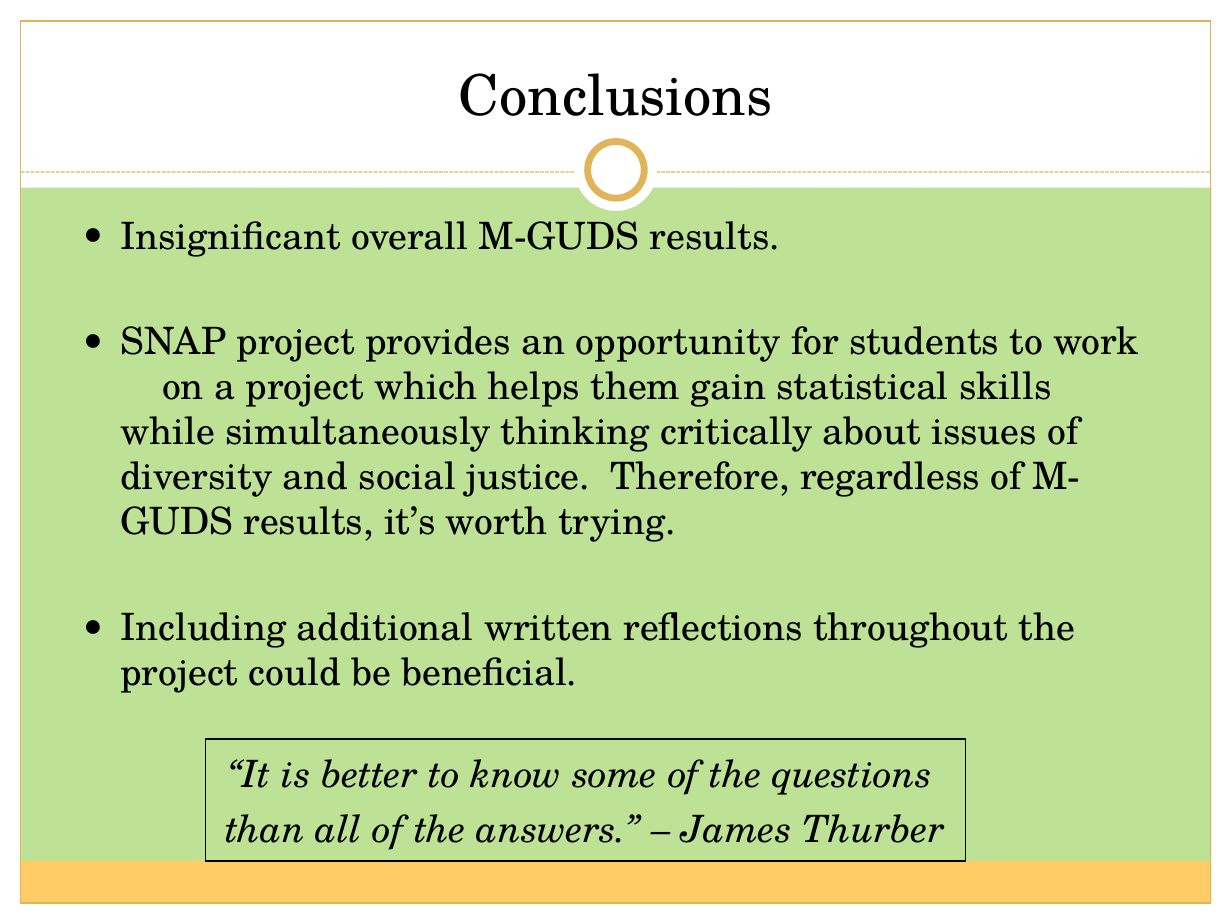
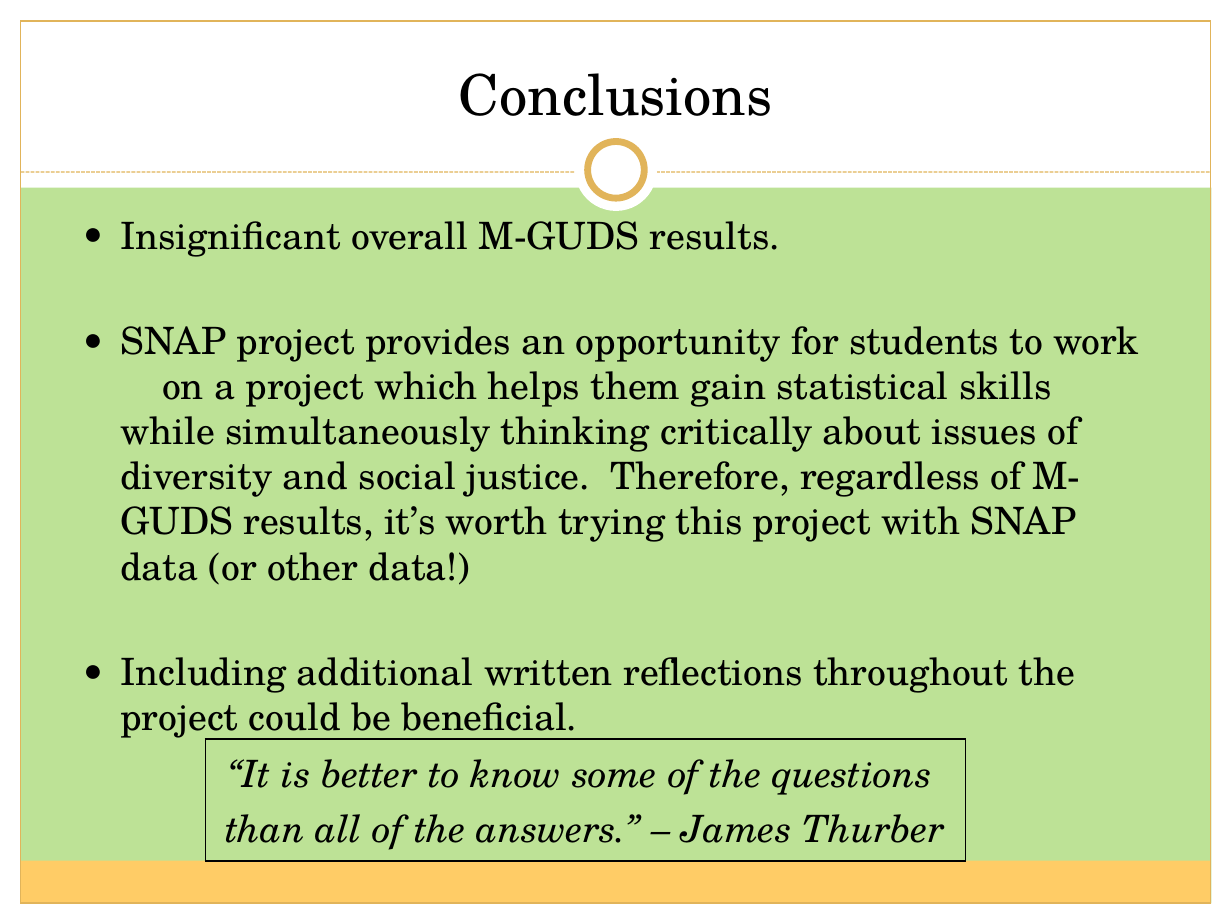
Before and after one commit to kirstendoehler/ICOTS10, a slide deck: slide 23 of 2018 ICOTS - Doehler and Taylor.pptx. Drawn at 1232x924 pixels with LibreOffice and Linux fonts; fonts in the diff are those of the drawing. Boxes give left, top, right and bottom in pixels: in the first picture for what was removed or moved away, otherwise in the second. Text is boxed around its words. In the diff, an @@ line names an element or a change of style, - is before the commit and + after.

```diff
--- a/2018 ICOTS - Doehler and Taylor.pptx
+++ b/2018 ICOTS - Doehler and Taylor.pptx
@@ text at bbox=[120, 326, 1139, 585]: text changed @@
-● SNAP project provides an opportunity for students to work on a project which helps them gain statistical skills while simultaneously thinking critically about issues of diversity and social justice. Therefore, regardless of M-GUDS results, it’s worth trying.
+● SNAP project provides an opportunity for students to work on a project which helps them gain statistical skills while simultaneously thinking critically about issues of diversity and social justice. Therefore, regardless of M-GUDS results, it’s worth trying this project with SNAP data (or other data!)
```
Also in this commit, not shown: 1 other file.
